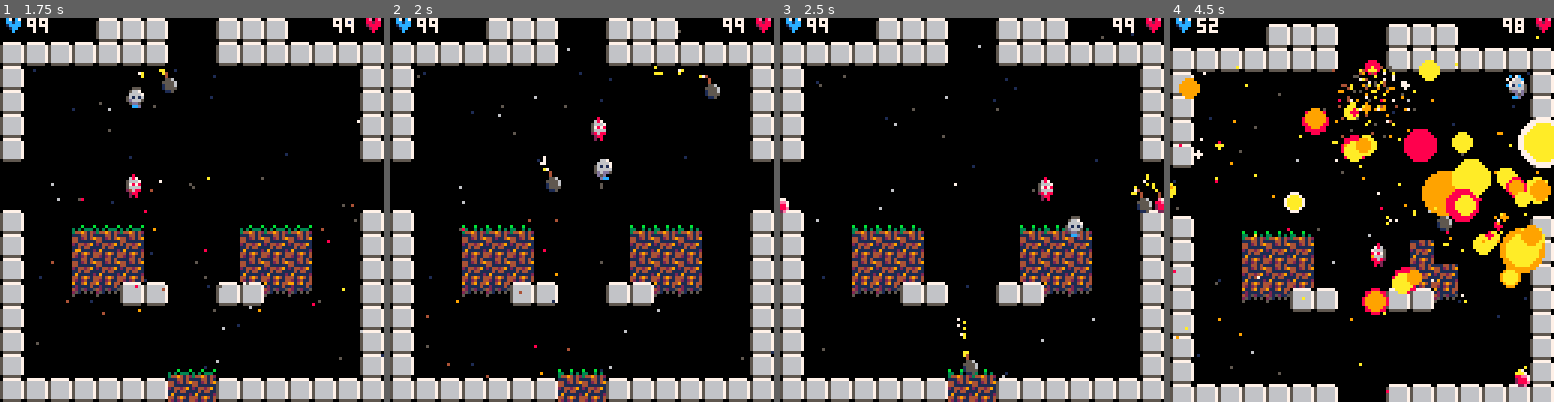
Above: before the commit, frames 1-4 (left to right).
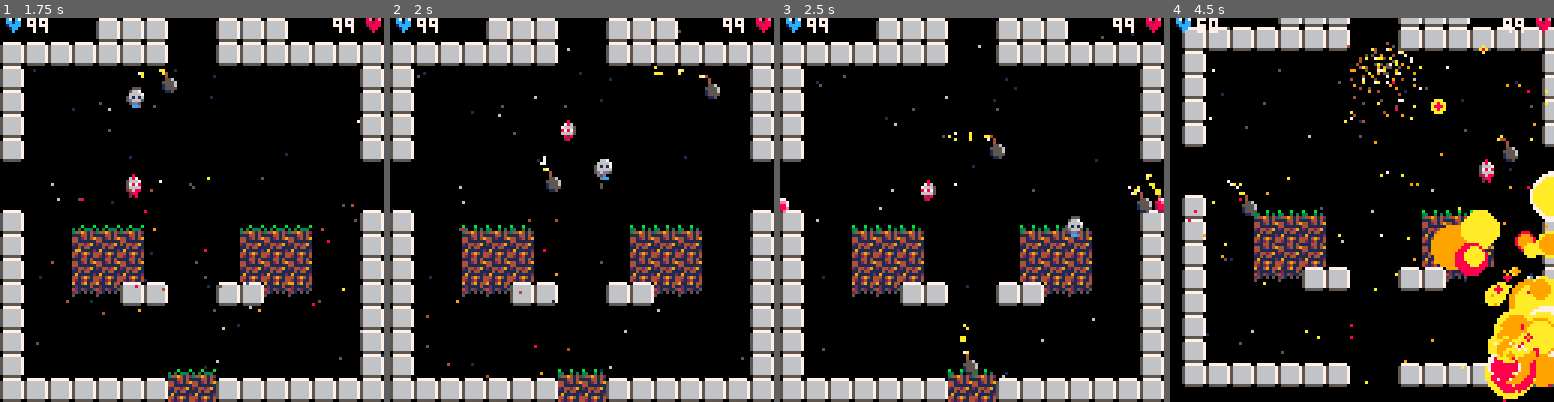
Above: after the commit, the same moments.

Repository: lkingsford/pico8-projects
Game: PICO-8 cartridge plat1.p8
Same seed, same stepped clock (60 frames per second), same inputs: the game is played once before the commit and once after it.
Inputs:
- Up to frame 1 (1.75 s): tap X (X key) at 0.33, 1.07 s; tap O (Z key) at 0.7, 1.7 s; hold Right from 1.6 s (still down)
- Up to frame 2 (2 s): keep holding Right; tap X (X key) at 1.85 s
- Up to frame 3 (2.5 s): release Right at 2.1 s; tap O (Z key) at 2.1 s; hold Up 2.15-2.42 s; hold Right from 2.47 s (still down)
- Up to frame 4 (4.5 s): tap O (Z key) every 0.4 s from 2.5 to 4.1 s; tap X (X key) at 2.97, 4.08 s; release Right at 3.03 s; hold Left 3.08-3.58 s; hold Down 3.63-3.97 s; hold Right from 4.02 s (still down)

Frame 1 is identical in both runs. In frame 2, 0.3% of the frame differs, in the area x 44-57%, y 25-33%; in frame 3, 0.7%; in frame 4, 48%, in the area x 0-100%, y 0-100%.

Commit message:
Slightly improved running away

Diff:
--- a/plat1.p8
+++ b/plat1.p8
@@ -620,7 +620,7 @@
 end
 
 function new_actor(sprite, logic, draw_logic)
-	debug_id += 1
+	debug_id += 1 --printh
 	printh("CREATE " .. debug_id)
 	printh(trace())
 	printh("--------")
@@ -973,9 +973,25 @@
 function run_away_to(actor)
 	local _x = 0
 	local _y = 0
-	if actor.x < 64 then _x = 128 end
+	local actor_x = flr(actor.x / 8)
+	-- Always check along horiz first
+	for dx = 0, 16 do
+		-- This expands outwards
+		local _dx = actor_x + flr(dx / 2) * sgn(2 * (dx % 2) - 1)
+		if x_is_clear(actor, dx) then _x = _dx end
+	end
 	if actor.y < 64 then _y = 128 end
 	return {x = _x, y = _y}
+end
+
+function x_is_clear(actor, x2)
+	local actor_x = flr(actor.x / 8)
+	for ix = actor_x, x2, sgn(x2-actor_x) do
+		if not fget(mget(ix, flr(actor_y) / 8), 0) then
+			return false
+		end
+	end
+	return true
 end
 
 function basic_ai_stat()
@@ -1654,7 +1670,7 @@
 end
 
 -->8
--- Borrowed
+--Borrowed
 debug = {}
 function debug.tstr(t, indent, depth)
  depth = depth or 0
Not shown, changed: carts/plat1.p8.png
